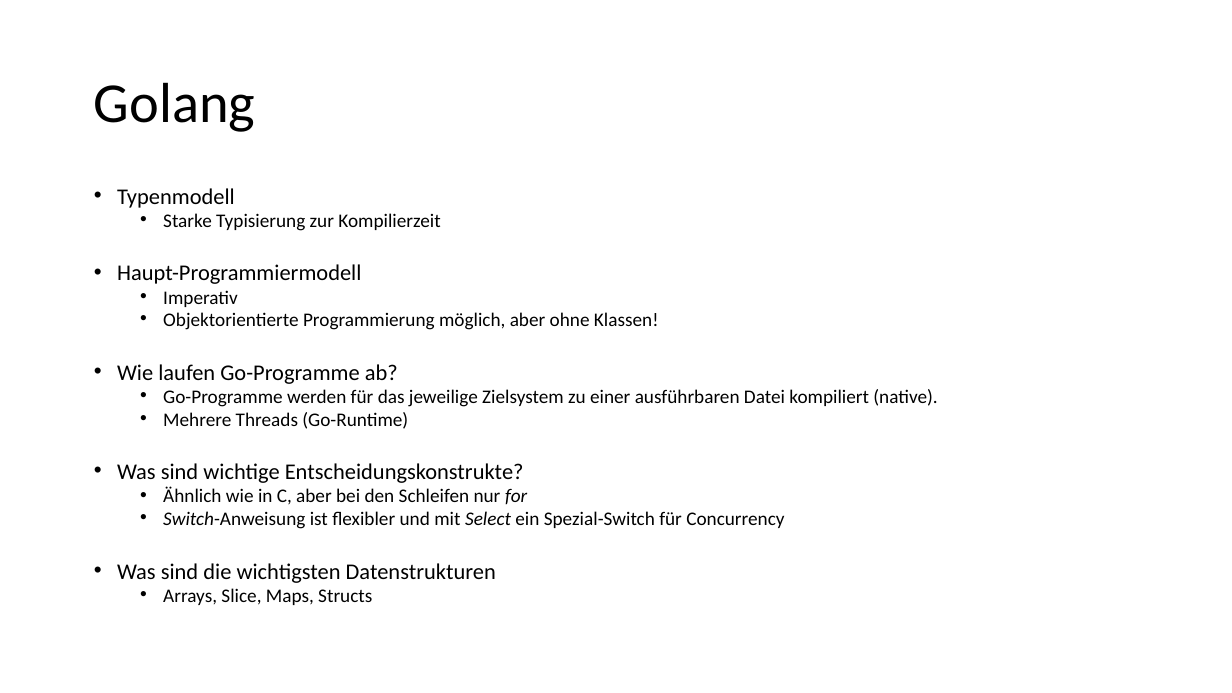
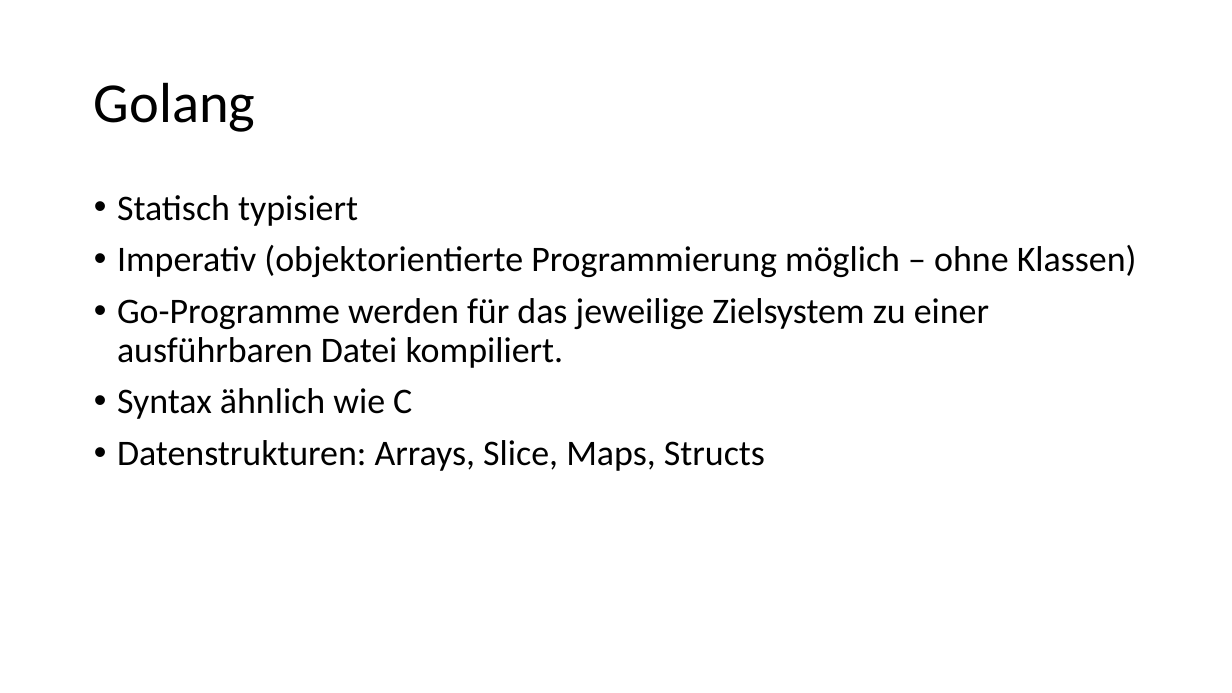
Before and after one commit to alexsuter/golang-experience, a slide deck: slide 4 of presi/presi.pptx. Drawn at 1232x693 pixels with LibreOffice and Linux fonts; fonts in the diff are those of the drawing. Boxes give left, top, right and bottom in pixels: in the first picture for what was removed or moved away, otherwise in the second. Text is boxed around its words. In the diff, an @@ line names an element or a change of style, - is before the commit and + after.

```diff
--- a/presi/presi.pptx
+++ b/presi/presi.pptx
@@ text at (117,195,1137,471): text changed; size 15 to 28 pt @@
-• Typenmodell
-  • Starke Typisierung zur Kompilierzeit
-• Haupt-Programmiermodell
-  • Imperativ
-  • Objektorientierte Programmierung möglich, aber ohne Klassen!
-• Wie laufen Go-Programme ab?
-  • Go-Programme werden für das jeweilige Zielsystem zu einer ausführbaren Datei kompiliert (native).
-  • Mehrere Threads (Go-Runtime)
-• Was sind wichtige Entscheidungskonstrukte?
-  • Ähnlich wie in C, aber bei den Schleifen nur for
-  • Switch-Anweisung ist flexibler und mit Select ein Spezial-Switch für Concurrency
-• Was sind die wichtigsten Datenstrukturen
-  • Arrays, Slice, Maps, Structs
+• Statisch typisiert
+• Imperativ (objektorientierte Programmierung möglich – ohne Klassen)
+• Go-Programme werden für das jeweilige Zielsystem zu einer ausführbaren Datei kompiliert.
+• Syntax ähnlich wie C
+• Datenstrukturen: Arrays, Slice, Maps, Structs
```
Also in this commit, not shown: 5 other slides changed, 7 slides added.
